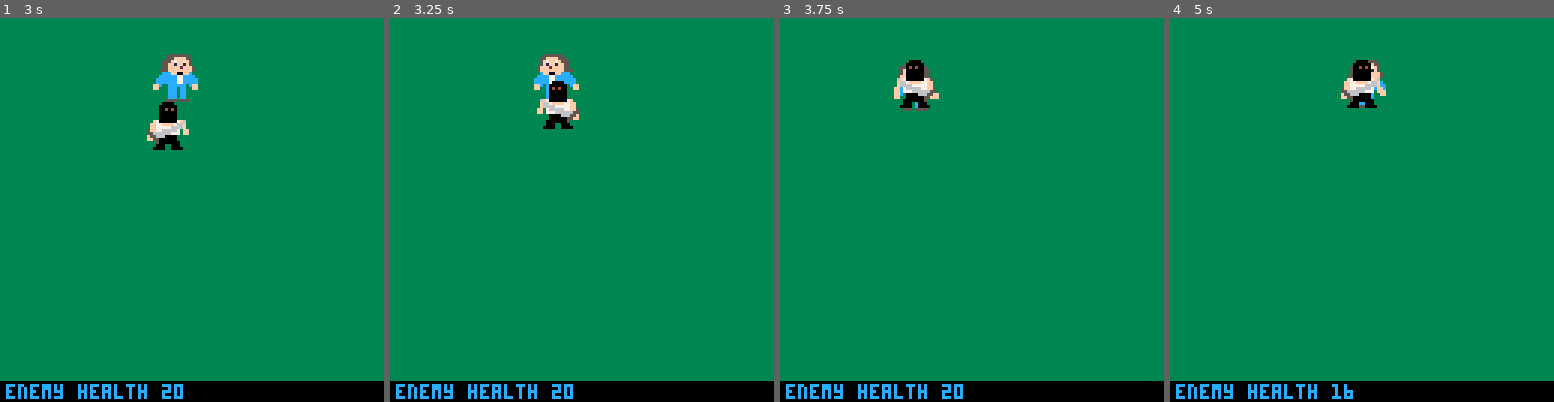
Above: before the commit, frames 1-4 (left to right).
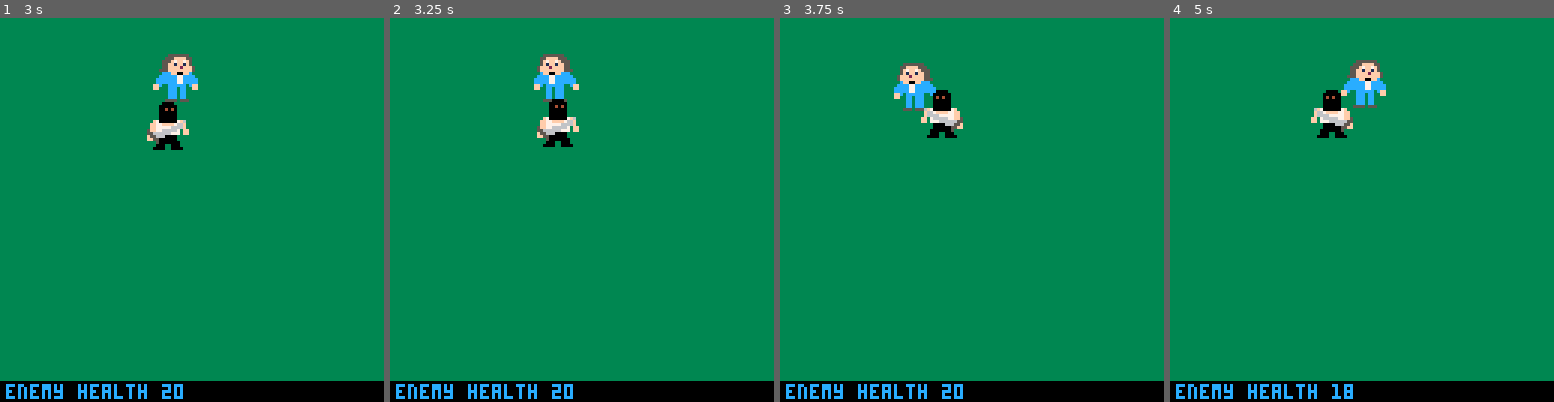
Above: after the commit, the same moments.

Repository: welucas2/pico-8-carts
Game: PICO-8 cartridge rowsdower.p8
Same seed, same stepped clock (60 frames per second), same inputs: the game is played once before the commit and once after it.
Inputs:
- Up to frame 1 (3 s): tap X (X key) at 0.33, 1.07, 1.85, 2.97 s; tap O (Z key) at 0.7, 1.7, 2.1, 2.5, 2.9 s; hold Right 1.6-2.1 s; hold Up 2.15-2.42 s; hold Right from 2.47 s (still down)
- Up to frame 2 (3.25 s): release Right at 3.03 s; hold Left from 3.08 s (still down)
- Up to frame 3 (3.75 s): tap O (Z key) at 3.3, 3.7 s; release Left at 3.58 s; hold Down from 3.63 s (still down)
- Up to frame 4 (5 s): release Down at 3.97 s; hold Right 4.02-4.68 s; tap X (X key) at 4.08 s; tap O (Z key) at 4.1, 4.5, 4.9 s; hold Up from 4.73 s (still down)

Frame 1 is identical in both runs. In frame 2, 1.2% of the frame differs, in the area x 38-50%, y 16-34%; in frame 3, 1.6%; in frame 4, 1.7%, in the area x 36-56%, y 10-97%.

Commit message:
Direction does work. Enemies also stop within Rowsdower width

Diff:
--- a/rowsdower.p8
+++ b/rowsdower.p8
@@ -108,13 +108,15 @@
      The distance is stored as it's needed for combat.]]
 function move_enemies()
  for i, enemy in pairs(enemies) do
-  local dx = rowsdower.x - enemy.x
-  local dy = rowsdower.y - enemy.y
+  local dx = rowsdower.x + rowsdower.width / 2 - enemy.x - enemy.width / 2
+  local dy = rowsdower.y + rowsdower.width / 2 - enemy.y - enemy.height / 2
   enemy.distance = sqrt(dx*dx + dy*dy) + 0.001
-  dx = character_speed * dx / enemy.distance
-  dy = character_speed * dy / enemy.distance
-  if dx ~= 0 or dy ~= 0 then
-    move_character(enemy,dx,dy)
+  if enemy.distance > rowsdower.width then
+   dx = character_speed * dx / enemy.distance
+   dy = character_speed * dy / enemy.distance
+   if dx ~= 0 or dy ~= 0 then
+     move_character(enemy,dx,dy)
+   end
   end
  end
 end
